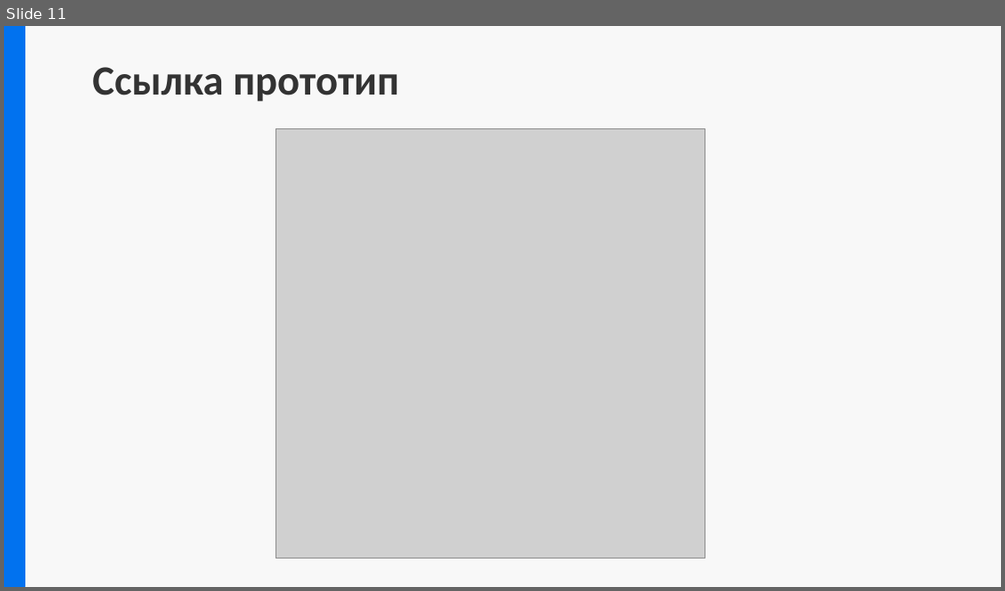
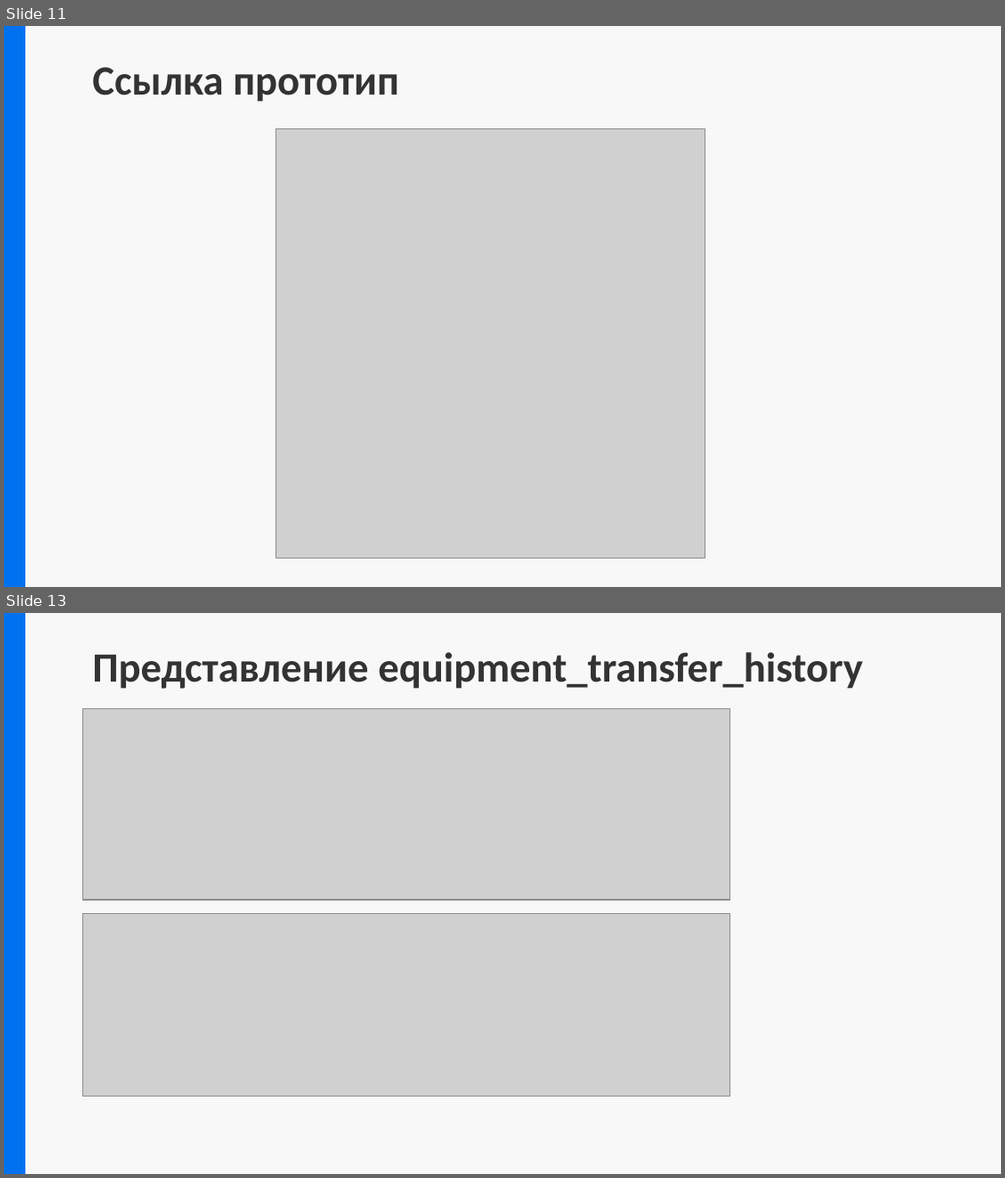
Before and after one commit to Comper123/MyCollege, a slide deck: docs/Предзащита.pptx. Shown one above the other, each under a label of ours: slide 11 before the commit, slides 11 and 13 after it; the slides between them are not shown. The pictures are 1005x591 and 1005x1178 pixels, drawn with LibreOffice and Linux fonts; fonts in the diff are those of the drawing; grey boxes stand for pictures. Boxes give left, top, right and bottom in pixels: in the first picture for what was removed or moved away, otherwise in the second. Text is boxed around its words. In the diff, an @@ line names an element or a change of style, - is before the commit and + after.

Commit message:
create: create equipment type modal window

```diff
--- a/docs/Предзащита.pptx
+++ b/docs/Предзащита.pptx
@@ slide 13 added at <box>4,613,1001,1174</box>, background #F8F8F8; not listed: 4 template elements that a slide beside it also shows @@
@@ rectangle added at <box>4,613,24,1173</box>, fill #0172EF, outline #0172EF 2 pt @@
@@ title added at <box>92,652,863,689</box>, 30 pt, text #333333, bold @@
+Представление equipment_transfer_history
@@ picture added at <box>82,709,730,899</box> @@
@@ picture added at <box>82,913,730,1095</box> @@
@@ rectangle added at <box>651,916,1001,1174</box>, fill #F8F8F8, outline #F8F8F8 2 pt @@
```
Also in this commit, not shown: 1 slide changed, 5 other slides added, 3 slides removed, 13 other files.
